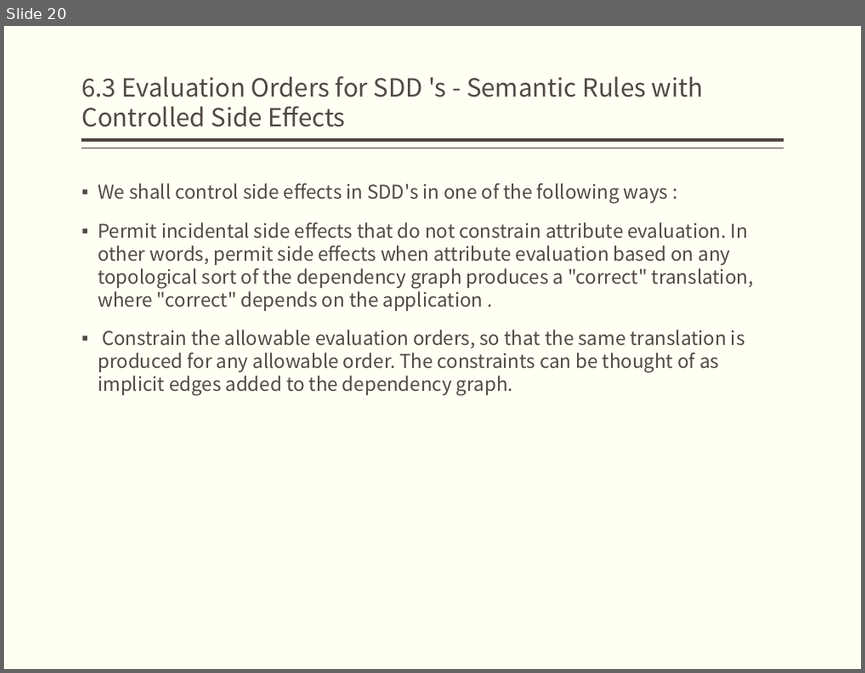
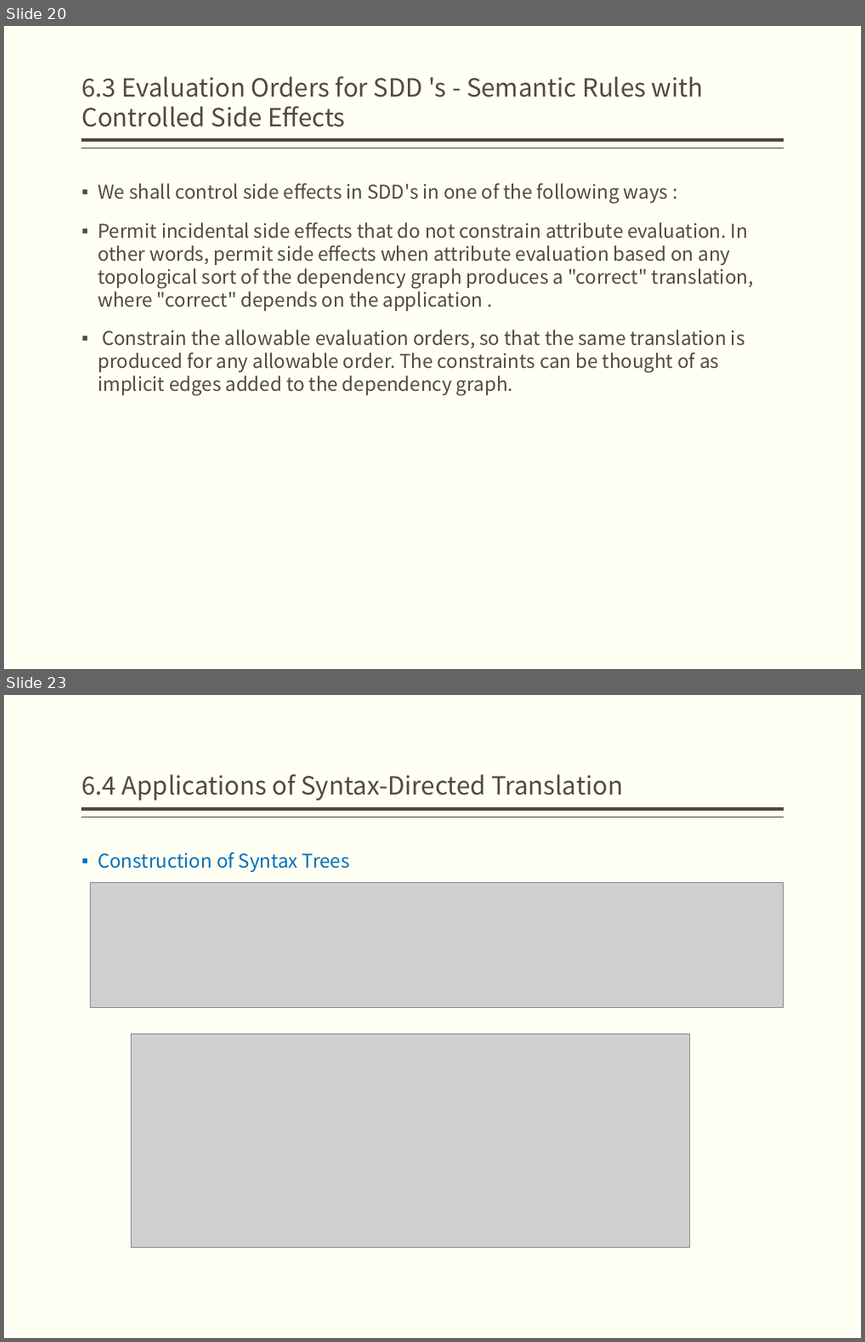
Before and after one commit to bonkboykz/jz81.github.io, a slide deck: course/compiler/LectureNotes/(Spring2017)Lecture6.pptx. Shown one above the other, each under a label of ours: slide 20 before the commit, slides 20 and 23 after it; the slides between them are not shown. The pictures are 865x673 and 865x1342 pixels, drawn with LibreOffice and Linux fonts; fonts in the diff are those of the drawing; grey boxes stand for pictures. Boxes give left, top, right and bottom in pixels: in the first picture for what was removed or moved away, otherwise in the second. Text is boxed around its words. In the diff, an @@ line names an element or a change of style, - is before the commit and + after.

```diff
--- a/course/compiler/LectureNotes/(Spring2017)Lecture6.pptx
+++ b/course/compiler/LectureNotes/(Spring2017)Lecture6.pptx
@@ slide 23 added at [4,695,861,1338], background #FFFFF3; not listed: 2 template elements that a slide beside it also shows @@
@@ title added at [81,774,623,800], 21 pt, text #514843 @@
+6.4 Applications of Syntax-Directed Translation
@@ text added at [98,852,350,873], 16 pt, text #0070C0 @@
+▪ Construction of Syntax Trees
@@ picture added at [91,883,783,1008] @@
@@ picture added at [132,1034,689,1247] @@
```
Also in this commit, not shown: 1 slide changed, 5 other slides added.
